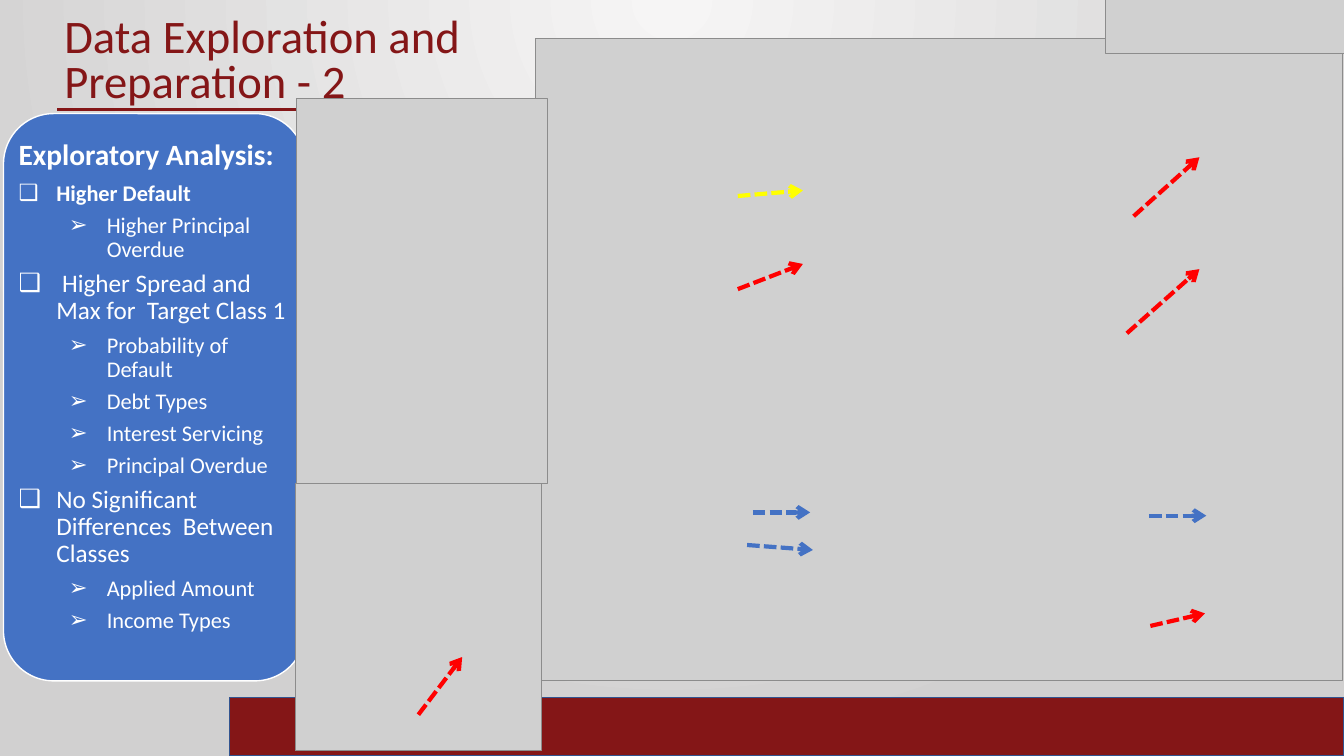
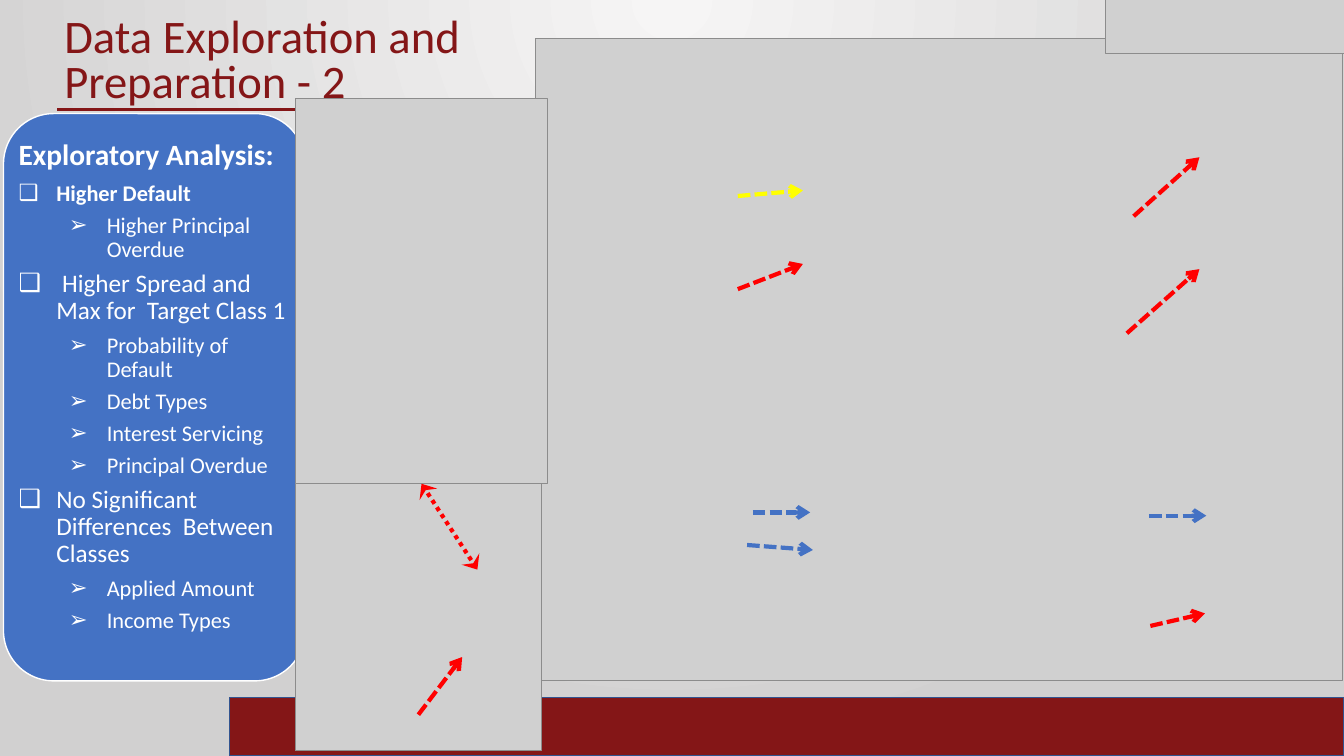
Before and after one commit to ramrao0102/DSA5900-Project, a slide deck: slide 5 of Ram_Rao_Final_Practicum.pptx. Drawn at 1344x756 pixels with LibreOffice and Linux fonts; fonts in the diff are those of the drawing; grey boxes stand for pictures; background and template pictures are left out. Boxes give left, top, right and bottom in pixels: in the first picture for what was removed or moved away, otherwise in the second. Text is boxed around its words. In the diff, an @@ line names an element or a change of style, - is before the commit and + after.

```diff
--- a/Ram_Rao_Final_Practicum.pptx
+++ b/Ram_Rao_Final_Practicum.pptx
@@ double arrow added from (421, 484) to (478, 570), #FF0000 3 pt dashed @@
```
Also in this commit, not shown: 5 other slides changed, 1 other file.
